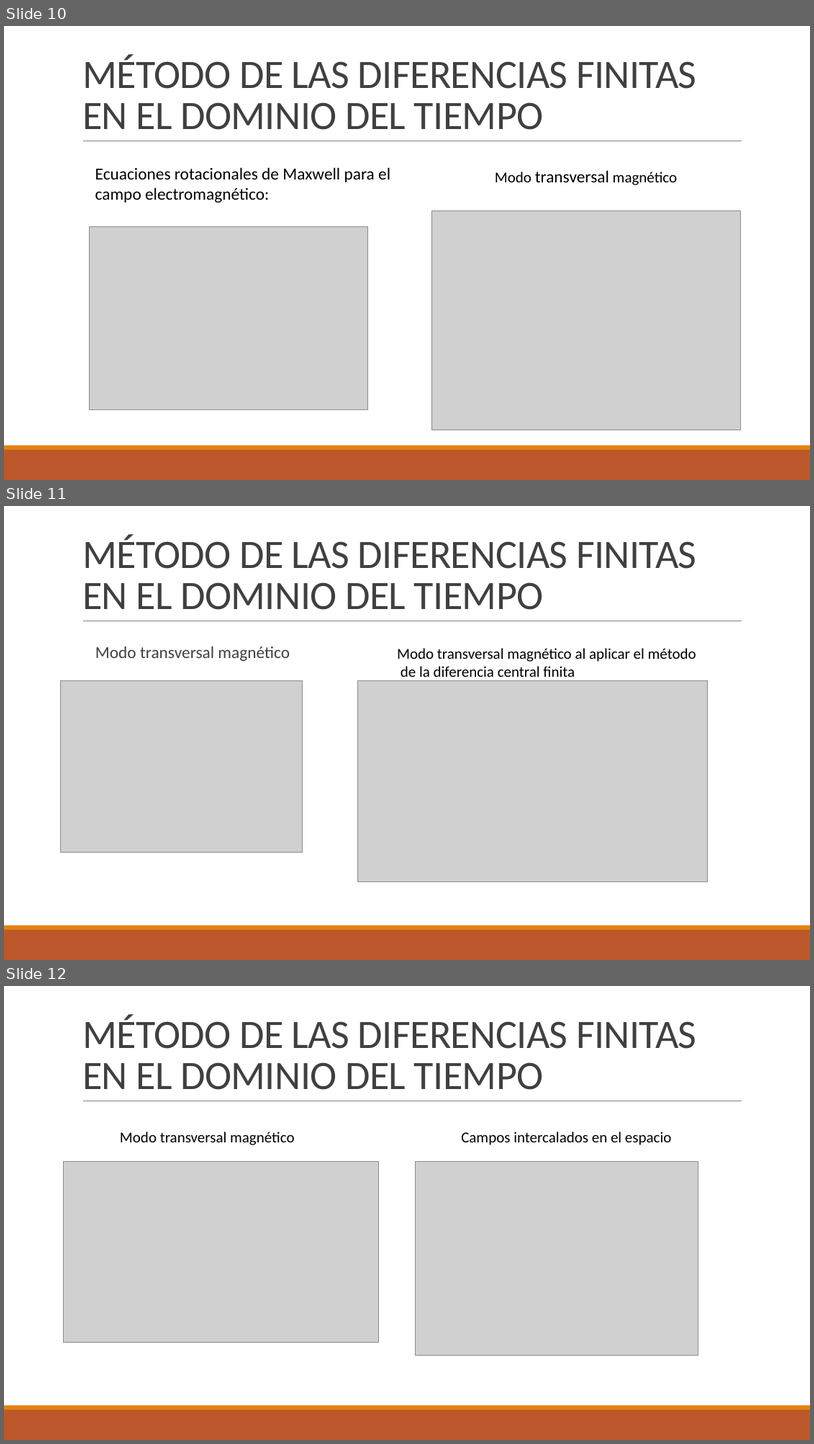
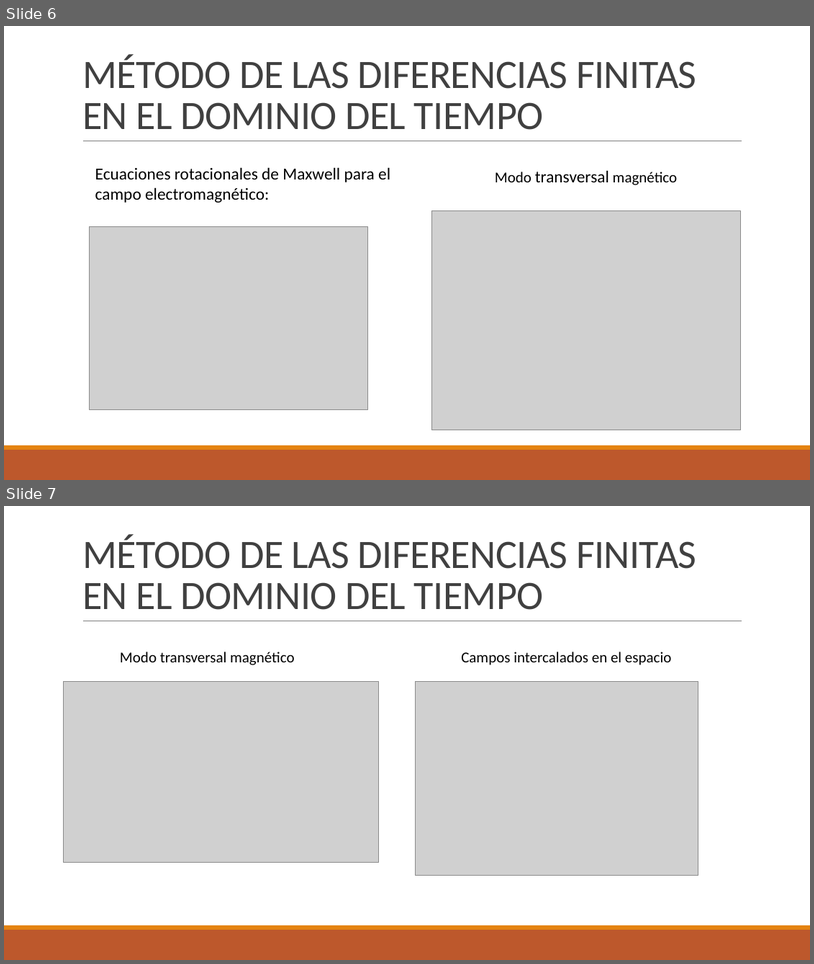
Before and after one commit to juanjo1213/TFG-FDTD, a slide deck: Diapositivas/FDTD.pptx. Shown one above the other, each under a label of ours: slides 10, 11 and 12 before the commit, slides 6 and 7 after it. The pictures are 814x1444 and 814x964 pixels, drawn with LibreOffice and Linux fonts; fonts in the diff are those of the drawing; grey boxes stand for pictures. Boxes give left, top, right and bottom in pixels: in the first picture for what was removed or moved away, otherwise in the second. Text is boxed around its words. In the diff, an @@ line names an element or a change of style, - is before the commit and + after.

```diff
--- a/Diapositivas/FDTD.pptx
+++ b/Diapositivas/FDTD.pptx
@@ slide 11 removed at (4, 506, 810, 960), background #FFFFFF; not listed: 3 template elements that a slide beside it also shows @@
@@ title removed at (82, 535, 697, 610) @@
-MÉTODO DE LAS DIFERENCIAS FINITAS EN EL DOMINIO DEL TIEMPO
@@ text removed at (95, 646, 290, 661) @@
-  Modo transversal magnético
@@ text removed at (397, 648, 697, 681) @@
-Modo transversal magnético al aplicar el método
-de la diferencia central finita
@@ picture removed at (60, 681, 303, 852) @@
@@ picture removed at (358, 681, 708, 882) @@
@@ what was slide 10 is now slide 6 @@
@@ what was slide 12 is now slide 7 @@
```
Also in this commit, not shown: 8 slides changed, 1 slide added, 7 other slides removed, 6 other files.
